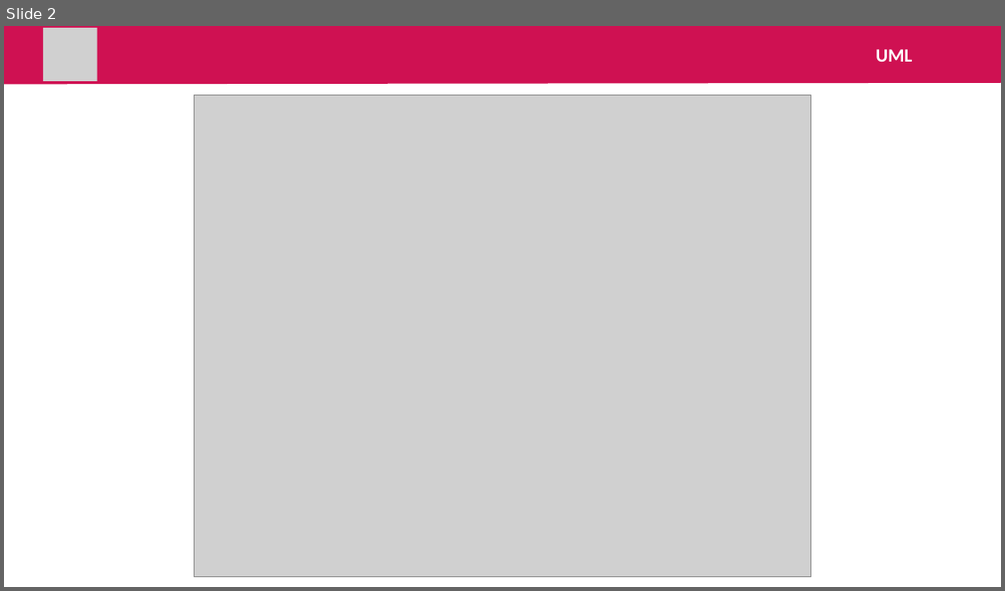
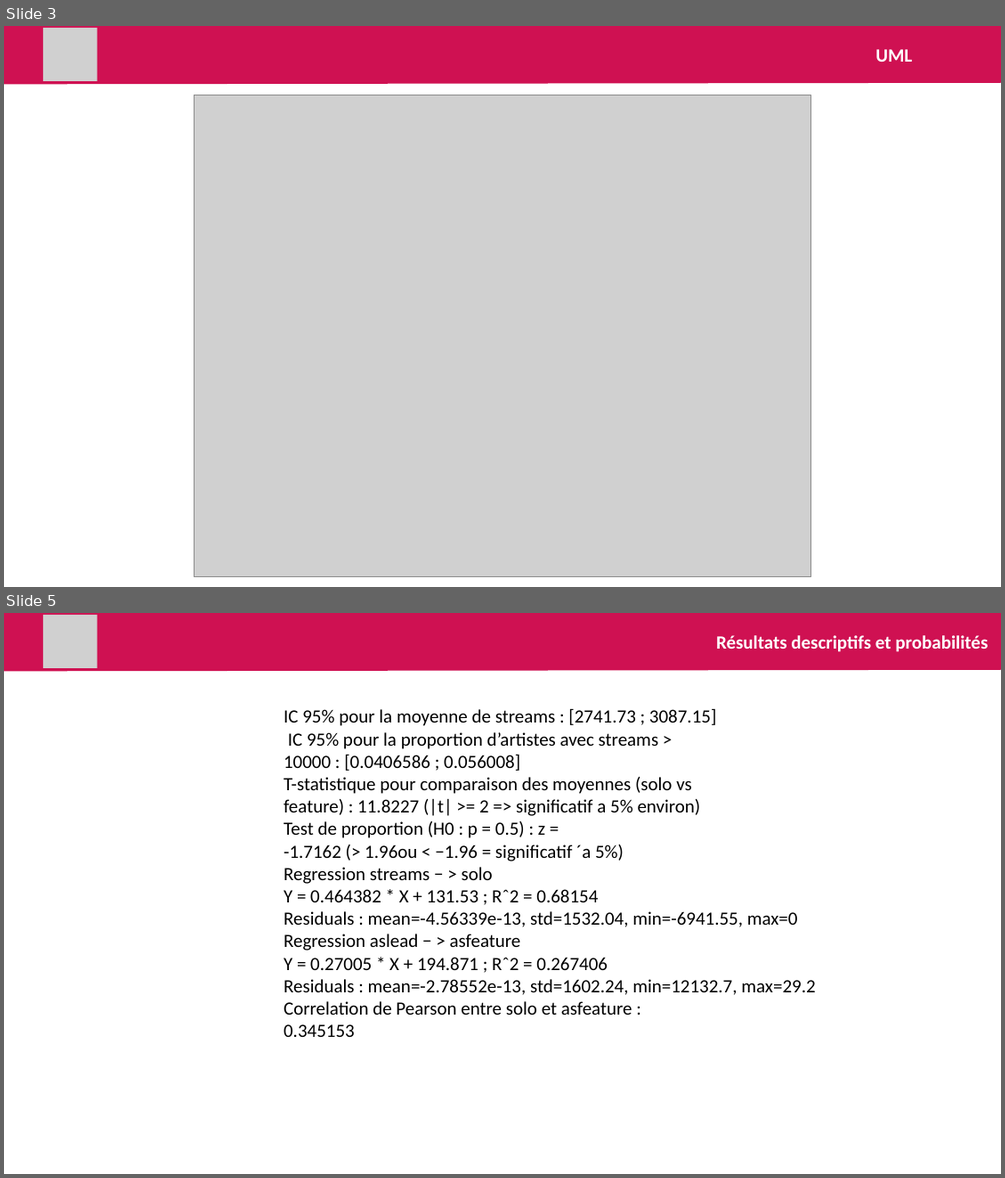
Before and after one commit to Seekawan/Cplusplus-Statistiques, a slide deck: include/statsC++.pptx. Shown one above the other, each under a label of ours: slide 2 before the commit, slides 3 and 5 after it; the slides between them are not shown. The pictures are 1005x591 and 1005x1178 pixels, drawn with LibreOffice and Linux fonts; fonts in the diff are those of the drawing; grey boxes stand for pictures. Boxes give left, top, right and bottom in pixels: in the first picture for what was removed or moved away, otherwise in the second. Text is boxed around its words. In the diff, an @@ line names an element or a change of style, - is before the commit and + after.

```diff
--- a/include/statsC++.pptx
+++ b/include/statsC++.pptx
@@ slide 5 added at (4, 613, 1001, 1174), background #FFFFFF @@
@@ freeform shape added at (4, 613, 1001, 672), fill #CF1152 @@
@@ picture added at (43, 615, 97, 667) @@
@@ text added at (716, 635, 987, 652), 18 pt, text #FFFFFF, bold @@
+Résultats descriptifs et probabilités
@@ text added at (283, 708, 815, 1037), 18 pt, text #000000 @@
+IC 95% pour la moyenne de streams : [2741.73 ; 3087.15]
+IC 95% pour la proportion d’artistes avec streams >
+10000 : [0.0406586 ; 0.056008]
+T-statistique pour comparaison des moyennes (solo vs
+feature) : 11.8227 (|t| >= 2 => significatif a 5% environ)
+Test de proportion (H0 : p = 0.5) : z =
+-1.7162 (> 1.96ou < −1.96 = significatif ´a 5%)
+Regression streams − > solo
+Y = 0.464382 * X + 131.53 ; Rˆ2 = 0.68154
+Residuals : mean=-4.56339e-13, std=1532.04, min=-6941.55, max=0
+Regression aslead − > asfeature
+Y = 0.27005 * X + 194.871 ; Rˆ2 = 0.267406
+Residuals : mean=-2.78552e-13, std=1602.24, min=12132.7, max=29.2
+Correlation de Pearson entre solo et asfeature :
+0.345153
@@ what was slide 2 is now slide 3 @@
```
Also in this commit, not shown: 1 other slide added.
